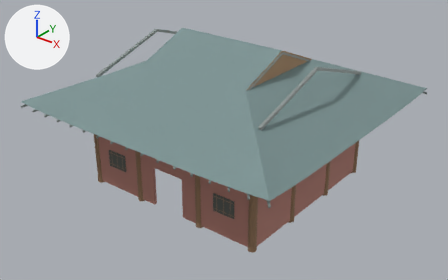
The Blender file production/zhenguo_wanfo/mvp_v003/full/WANFO_FULL_V003.blend: old version first, new version second.
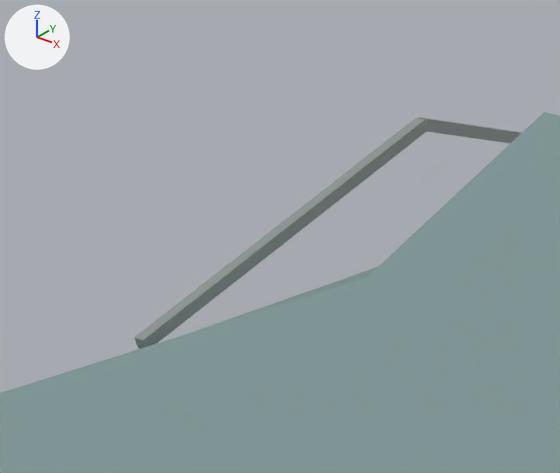
The first picture shows the older version from a camera (50 mm lens) standing at (21029.0, -26780.0, 18989.0) and looking at (232.0, -784.0, 2871.0). The close-ups show the older and then the newer version on the part from 15% to 41% of the width and 1% to 37% of the height of that picture. Only the edits that show in the close-ups are written down. The axes (+X, +Y, +Z) are drawn at upper left. The lights are the same throughout.

In view in the first close-up: 'TMP_XIESHAN_STITCHED_SURFACE_V002', 'V003_OUTER_BENT_RAFTER_N_W', 'V003_OUTER_BENT_RAFTER_S_W'.
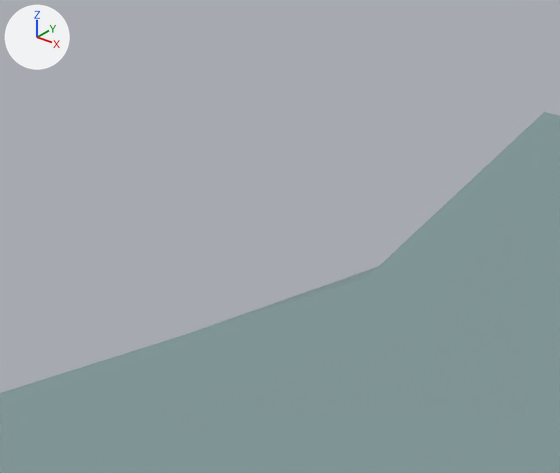
What changed in the scene script:
```text
Remove ob_v003_outer_bent_rafter_n_w:
    ob_v003_outer_bent_rafter_n_w = bpy.data.objects.new('V003_OUTER_BENT_RAFTER_N_W', me_cube_486)
    ob_v003_outer_bent_rafter_n_w.location = (-5738.0, 2486.0, 7515.0)
    ob_v003_outer_bent_rafter_n_w.rotation_euler = (-1.254, -3.142, 0.0)  # degrees (-72, -180, 0)
Remove ob_v003_outer_bent_rafter_s_w:
    ob_v003_outer_bent_rafter_s_w = bpy.data.objects.new('V003_OUTER_BENT_RAFTER_S_W', me_cube_487)
    ob_v003_outer_bent_rafter_s_w.location = (-5738.0, -2486.0, 7515.0)
    ob_v003_outer_bent_rafter_s_w.rotation_euler = (1.888, 0.0, 0.0)  # degrees (108, 0, 0)
```

Boxes (x1, y1, x2, y2) around the edits, measured in the close-ups (560 x 473 px):
'V003_OUTER_BENT_RAFTER_S_W', deleted: before (134, 118, 427, 349)
'V003_OUTER_BENT_RAFTER_N_W', deleted: before (418, 117, 522, 143)
